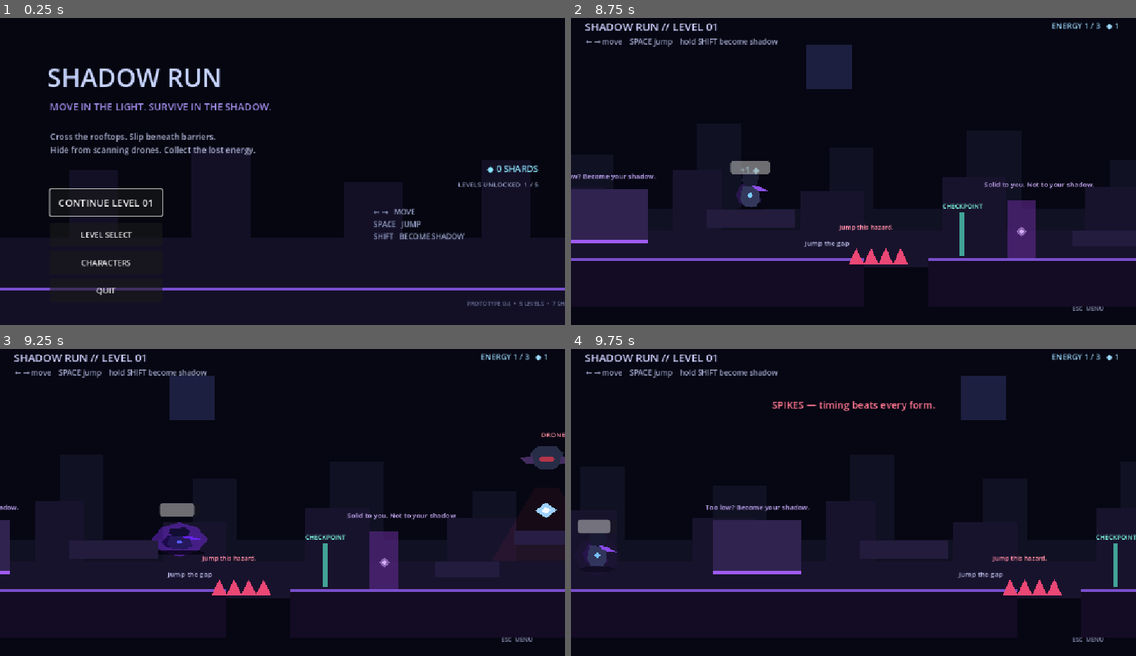
Above: before the commit, frames 1-4 (two rows, left to right).
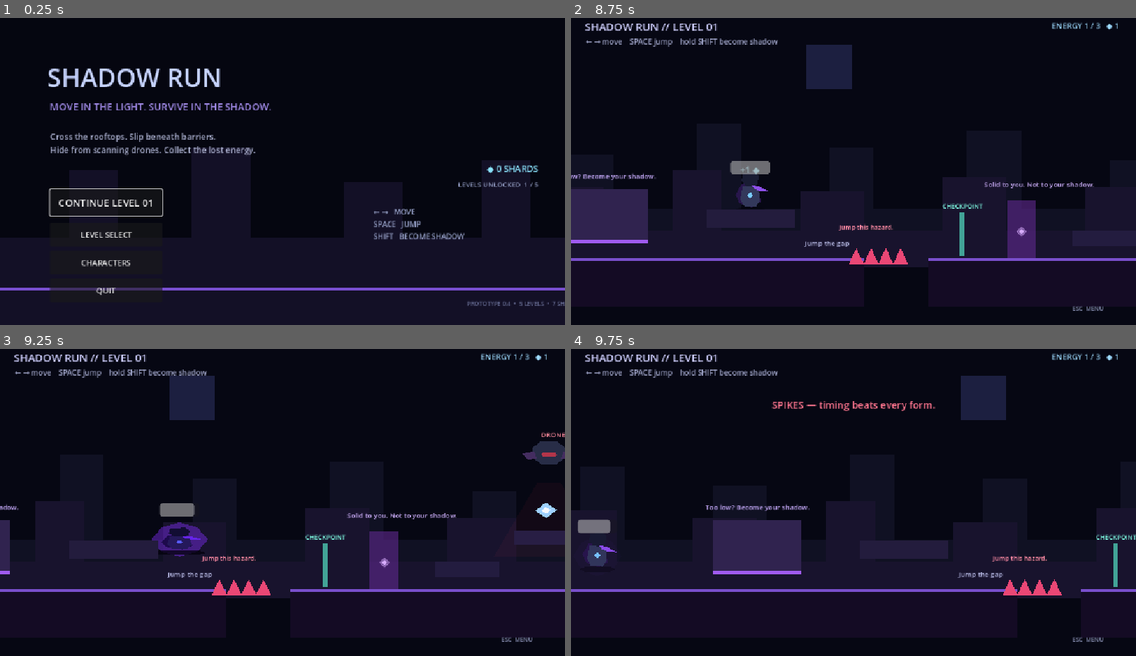
Above: after the commit, the same moments.

Repository: Yass29/shadow-run
Game: Godot game, scene res://main_menu.tscn
Two runs of this game, one before a commit and one after it. Both use one fixed random seed, a clock stepped at 60 frames per second and the inputs below.
Inputs:
- Up to frame 1 (0.25 s): no input
- Up to frame 2 (8.75 s): click "CONTINUE LEVEL 01" at 0.5 s; tap Enter (ui_accept) at 1.25, 1.52, 2.27, 3.77, 4.52, 5.27, 6.77, 7.52, 8, 8.27 s; hold Right (ui_right) 1.28-2.78 s; tap R every 2.25 s from 1.35 to 8.1 s; tap Shift at 2.1, 6.6 s; hold Left (ui_left) 2.78-3.53 s; hold E 2.78-3.53 s; hold Right (ui_right) 3.53-5.03 s; hold Shift 4.28-5.03 s; hold Left (ui_left) 5.03-5.78 s; tap E at 5.1 s; hold Right (ui_right) 5.78-6.53 s; hold Left (ui_left) 6.53-8.03 s; hold E 7.28-8.03 s; hold Right (ui_right) from 8.03 s (still down)
- Up to frame 3 (9.25 s): keep holding Right (ui_right); hold Shift from 8.78 s (still down)
- Up to frame 4 (9.75 s): keep holding Right (ui_right); release Shift at 9.53 s; tap E at 9.6 s

Frames 1-2 are identical in both runs. In frame 3, 0.3% of the frame differs, in the area x 92-100%, y 30-40%; in frame 4, nothing differs.

Commit message:
Improve drone patrol movement and feedback

Diff:
--- a/drone.gd
+++ b/drone.gd
@@ -1,9 +1,10 @@
 extends Area2D
 
-@export var patrol_distance := 130.0
-@export var patrol_speed := 1.25
+@export var patrol_distance := 150.0
+@export var patrol_speed := 1.2
+@export var vertical_bob := 10.0
 
-var start_x := 0.0
+var start_position := Vector2.ZERO
 var time := 0.0
 var cooldown := 0.0
 
@@ -11,26 +12,26 @@
 @onready var eye: Polygon2D = $DroneBody/Eye
 
 func _ready() -> void:
-	start_x = position.x
+	start_position = position
 
 func _process(delta: float) -> void:
 	time += delta
 	cooldown = max(cooldown - delta, 0.0)
-	position.x = start_x + sin(time * patrol_speed) * patrol_distance
+
+	position.x = start_position.x + sin(time * patrol_speed) * patrol_distance
+	position.y = start_position.y + sin(time * patrol_speed * 1.7) * vertical_bob
 
 	var pulse := 0.78 + sin(time * 7.0) * 0.16
 	eye.modulate.a = pulse
-	light_cone.modulate.a = 0.28 + sin(time * 3.5) * 0.05
+	light_cone.modulate.a = 0.24 + sin(time * 3.5) * 0.07
 
 	if cooldown > 0.0:
 		return
 
 	for body in get_overlapping_bodies():
-		if body is CharacterBody2D:
-			var hidden_in_shadow := bool(body.get("is_shadow"))
-			if not hidden_in_shadow:
-				cooldown = 1.0
-				var level := get_parent()
-				if level.has_method("respawn_player"):
-					level.respawn_player("DRONE ALERT — become your shadow.")
-				break
+		if body is CharacterBody2D and not bool(body.get("is_shadow")):
+			cooldown = 1.0
+			var level := get_parent()
+			if level.has_method("respawn_player"):
+				level.respawn_player("DRONE ALERT — break line of sight or become shadow.")
+			break
